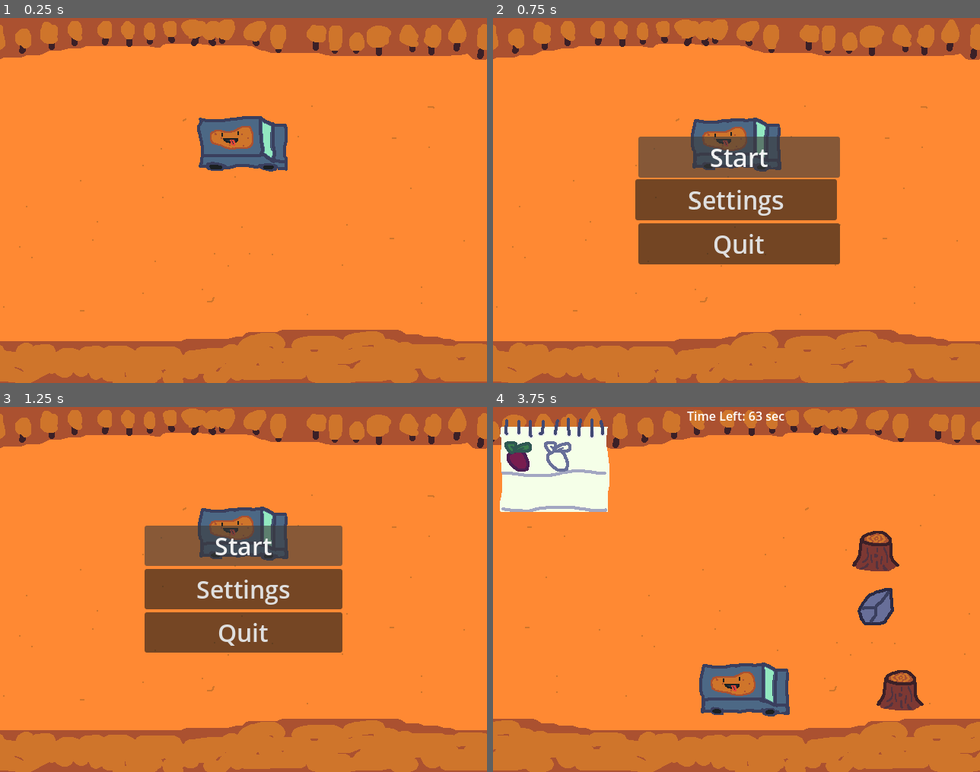
Above: before the commit, frames 1-4 (two rows, left to right).
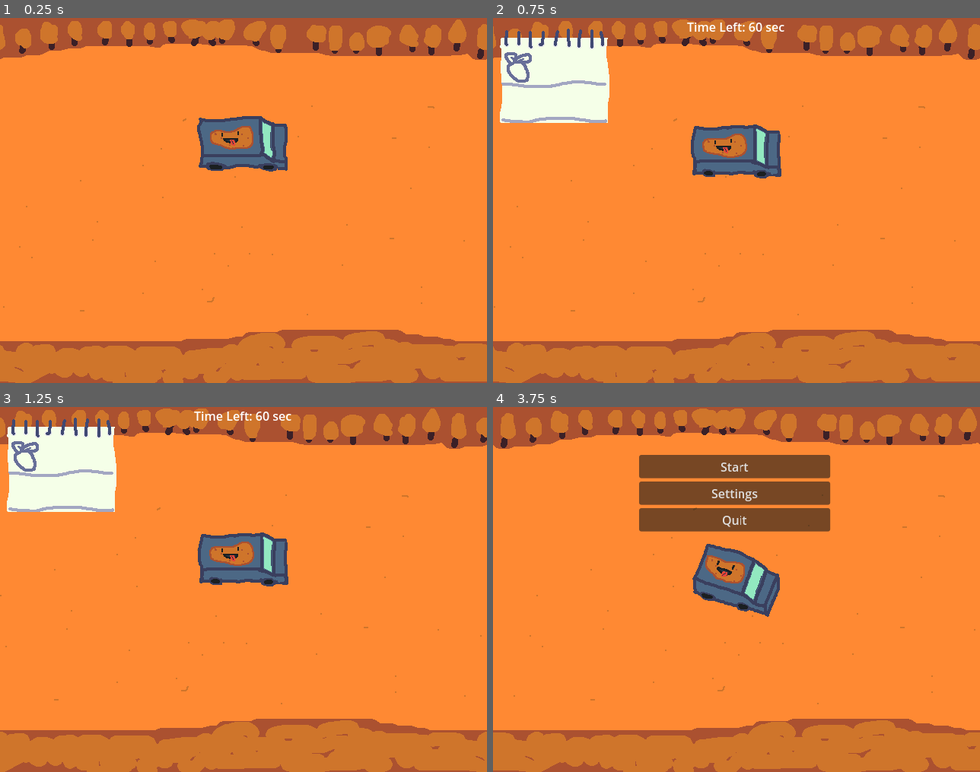
Above: after the commit, the same moments.

Repository: MatricsCode/Cozy-Fall-Jam
Game: Godot game, scene res://Scenes/Main/Main.tscn
Two runs of this game, one before a commit and one after it. Both use one fixed random seed, a clock stepped at 60 frames per second and the inputs below.
Inputs (mouse positions are in pixels of both pictures, inside the frame that each line leads up to):
- Up to frame 1 (0.25 s): no input
- Up to frame 2 (0.75 s): click "Start" at 0.5 s
- Up to frame 3 (1.25 s): no input
- Up to frame 4 (3.75 s): click (736, 545) at 1.25 s, where only the run before the commit has a clickable "Start"; move the mouse to (843, 571) at 2.02 s; hold Right (Right) 2.03-2.78 s; tap 2 (Dev2) at 2.1, 2.85, 3.6 s; move the mouse to (639, 607) at 2.77 s; hold Down (Down) 2.78-3.53 s; move the mouse to (785, 509) at 3.52 s; hold Right (Right) from 3.53 s (still down)

Frame 1 is identical in both runs. In frame 2, 22% of the frame differs, in the area x 0-100%, y 0-100%; in frame 3, 25%; in frame 4, 28%.
Error in both runs: Invalid access of index '0' on a base object of type: 'Array'. (res://Code/GlobalScript/global_script.gd:65)

Commit message:
Fixed Button Jumping

Diff:
--- /dev/null
+++ b/Code/Shop/SoupShop.tscn
@@ -0,0 +1,8 @@
+[gd_scene load_steps=2 format=3 uid="uid://d0npkdbcuwcij"]
+
+[ext_resource type="Texture2D" uid="uid://b3jqyxeevbcm6" path="res://Art/Soup_store.png" id="1_25wy8"]
+
+[node name="StaticBody2D" type="StaticBody2D"]
+
+[node name="Sprite2D" type="Sprite2D" parent="."]
+texture = ExtResource("1_25wy8")
--- a/Code/UI/Button/base_button.gd
+++ b/Code/UI/Button/base_button.gd
@@ -3,12 +3,12 @@
 var saftey_position : Vector2
 
 # Called when the node enters the scene tree for the first time.
-func _ready():
+func _spawn_in():
 	self_modulate.a = 0
 
 	pivot_offset = Vector2(size.x/2, size.y/2)
 
-	await get_tree().create_timer(0.1).timeout
+	await get_tree().create_timer(0.2).timeout
 
 	var rand_mult = randi_range(-1,1)
 	while rand_mult == 0:
@@ -59,5 +59,7 @@
 	excited = get_tree().create_tween()
 	excited.set_parallel(true)
 
-	excited.tween_property(self, "position", saftey_position, 0.05).set_trans(Tween.TRANS_BACK).set_ease(Tween.EASE_IN)
+	print(position.y, saftey_position.y)
+
+	excited.tween_property(self, "position", Vector2(saftey_position.x, saftey_position.y), 0.05).set_trans(Tween.TRANS_BACK).set_ease(Tween.EASE_IN)
 	excited.tween_property(self, "scale", Vector2(1,1), 0.05).set_trans(Tween.TRANS_BACK).set_ease(Tween.EASE_IN_OUT)
--- a/Code/UI/ending_menu.gd
+++ b/Code/UI/ending_menu.gd
@@ -1,5 +1,8 @@
 extends Control
 
+@onready var start = $Main/Control/VBoxContainer2/Start
+@onready var settings = $Main/Control/VBoxContainer2/Settings
+@onready var quit = $Main/Control/VBoxContainer2/Quit
 
 # Called when the node enters the scene tree for the first time.
 func _ready():
@@ -12,7 +15,9 @@
 
 func _stoping_run():
 	visible = true
-
+	start._spawn_in()
+	settings._spawn_in()
+	quit._spawn_in()
 
 func _on_start_pressed():
 	GlobalScript._start_run()
--- a/Code/UI/start_menu.gd
+++ b/Code/UI/start_menu.gd
@@ -1,5 +1,9 @@
 extends Control
 
+func _ready():
+	$VBoxContainer/Start._spawn_in()
+	$VBoxContainer/Settings._spawn_in()
+	$VBoxContainer/Quit._spawn_in()
 
 func _on_start_pressed():
 
Not shown, added: Art/Soup_store.png.import
